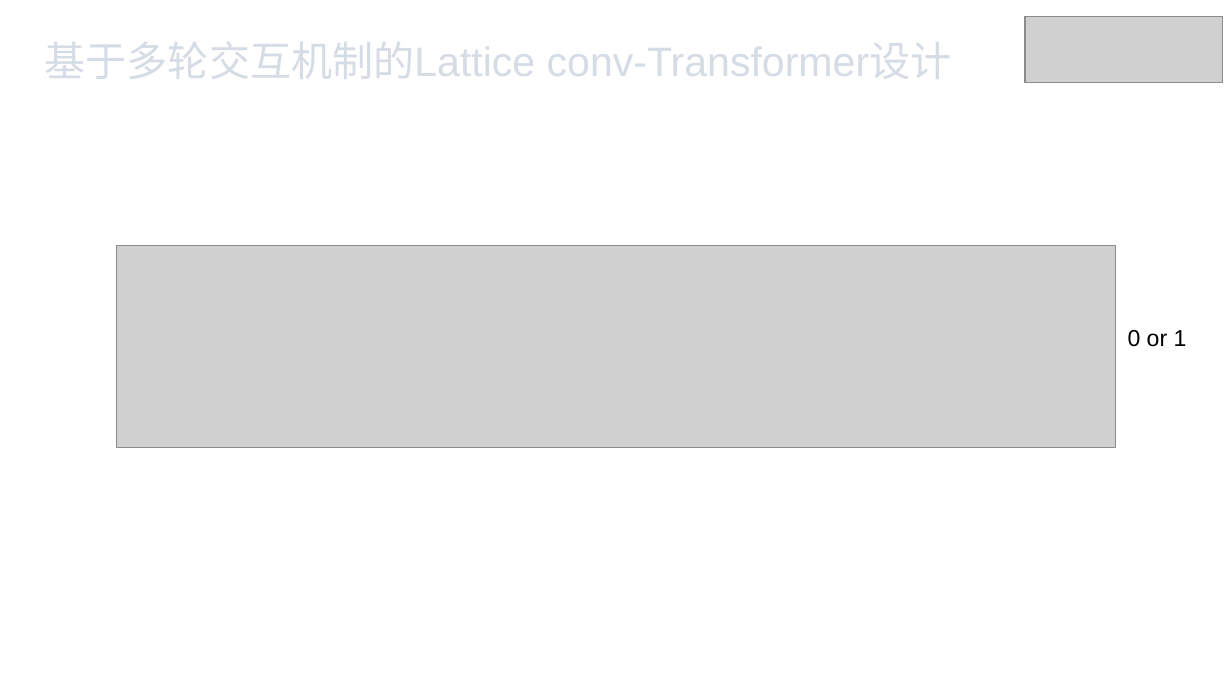
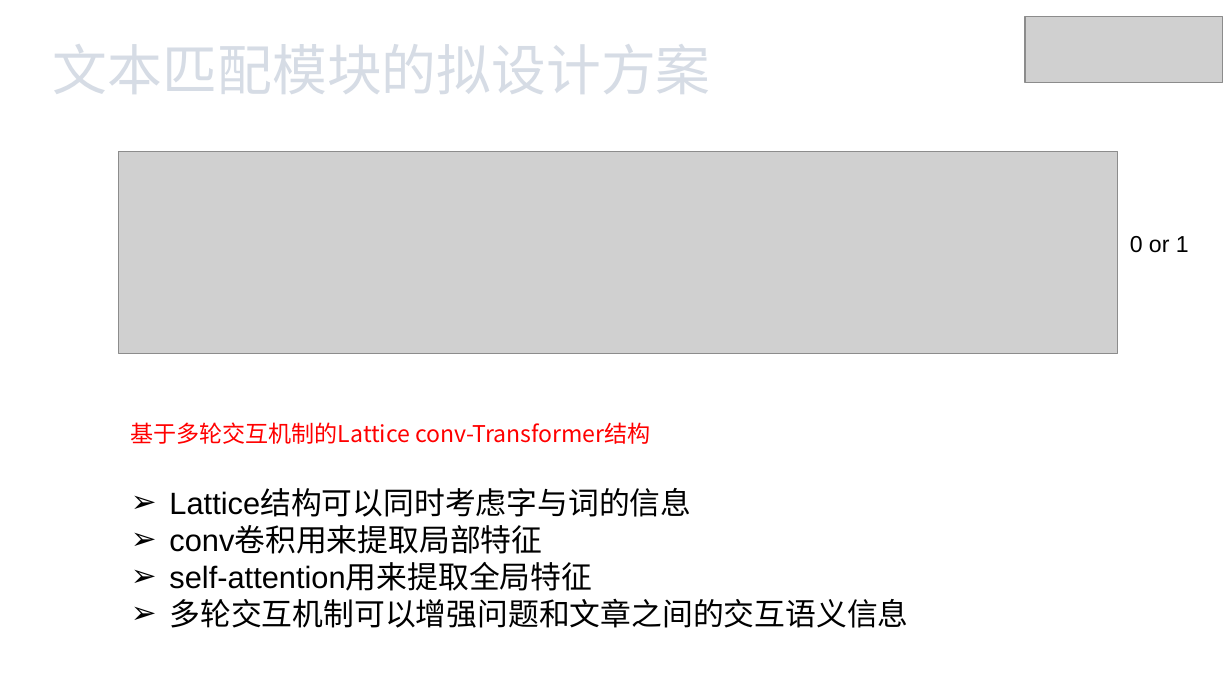
Before and after one commit to xhsun1997/ChineseMRC, a slide deck: slide 11 of 孙相会.pptx. Drawn at 1232x693 pixels with LibreOffice and Linux fonts; fonts in the diff are those of the drawing; grey boxes stand for pictures. Boxes give left, top, right and bottom in pixels: in the first picture for what was removed or moved away, otherwise in the second. Text is boxed around its words. In the diff, an @@ line names an element or a change of style, - is before the commit and + after.

```diff
--- a/孙相会.pptx
+++ b/孙相会.pptx
@@ text added at (53,44,711,94), 32 pt, text pattern #44546A on #D6DCE5 @@
+文本匹配模块的拟设计方案
@@ picture: place and size @@
-picture at (117,245,1116,447)
+picture at (118,152,1117,354)
@@ text "0 or 1": place and size @@
-text "0 or 1" at (1128,330,1187,347)
+text "0 or 1" at (1130,236,1189,253)
@@ text at (131,422,650,444): text changed; size 24 to 13.5 pt; font Arial to Noto Sans CJK SC; text colour pattern #44546A on #D6DCE5 to #FF0000 @@
-基于多轮交互机制的Lattice conv-Transformer设计
+基于多轮交互机制的Lattice conv-Transformer结构
@@ text added at (169,489,908,628), 18 pt, text #000000 @@
+➢ Lattice结构可以同时考虑字与词的信息
+➢ conv卷积用来提取局部特征
+➢ self-attention用来提取全局特征
+➢ 多轮交互机制可以增强问题和文章之间的交互语义信息
```
Also in this commit, not shown: 13 other slides changed, 7 slides added, 8 slides removed, 2 other files.
